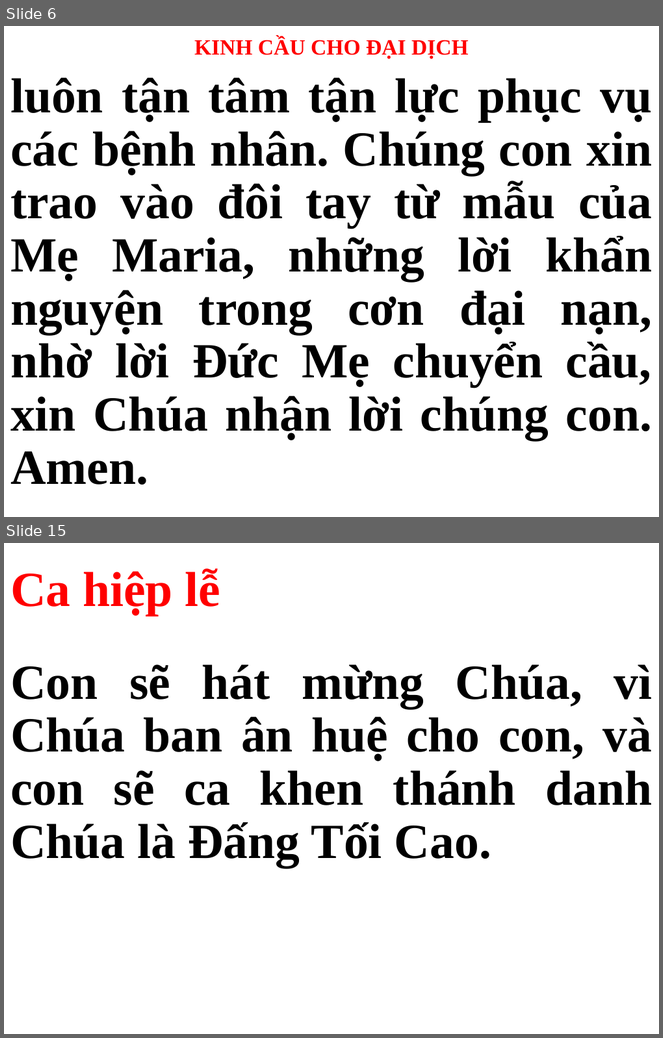
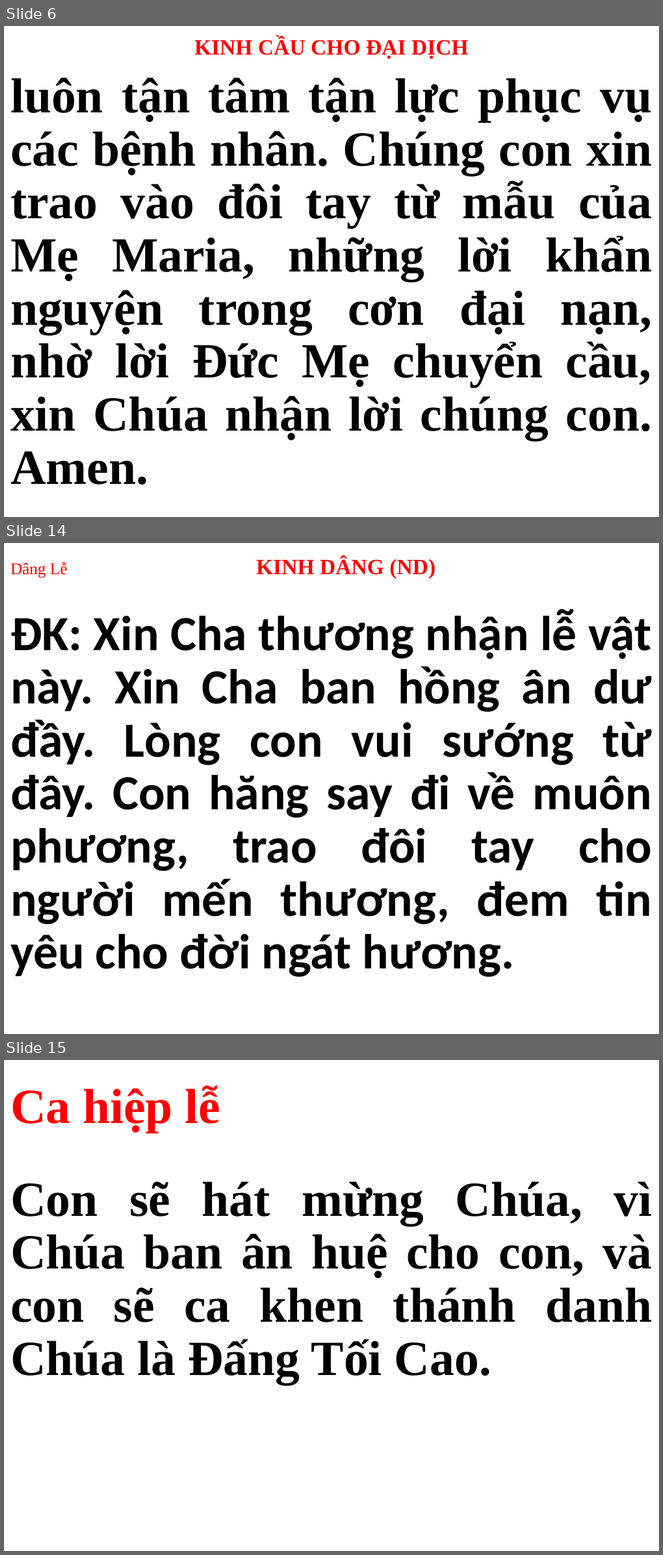
Before and after one commit to webfullstack99/usb-songs, a slide deck: Thứ 3.pptx. Shown one above the other, each under a label of ours: slides 6 and 15 before the commit, slides 6, 14 and 15 after it; the slides between them are not shown. The pictures are 663x1038 and 663x1555 pixels, drawn with LibreOffice and Linux fonts; fonts in the diff are those of the drawing. Boxes give left, top, right and bottom in pixels: in the first picture for what was removed or moved away, otherwise in the second. Text is boxed around its words. In the diff, an @@ line names an element or a change of style, - is before the commit and + after.

```diff
--- a/Thứ 3.pptx
+++ b/Thứ 3.pptx
@@ slide 14 added at (4, 543, 659, 1034), background #FFFFFF @@
@@ title added at (10, 557, 436, 578), 24 pt, text #FF0000, bold @@
+Dâng Lễ KINH DÂNG (ND)
@@ subtitle added at (10, 610, 652, 977), 54 pt, text #000000, bold @@
+ĐK: Xin Cha thương nhận lễ vật này. Xin Cha ban hồng ân dư đầy. Lòng con vui sướng từ đây. Con hăng say đi về muôn phương, trao đôi tay cho người mến thương, đem tin yêu cho đời ngát hương.
```
Also in this commit, not shown: 2 slides changed, 14 other slides added, 15 slides removed.
